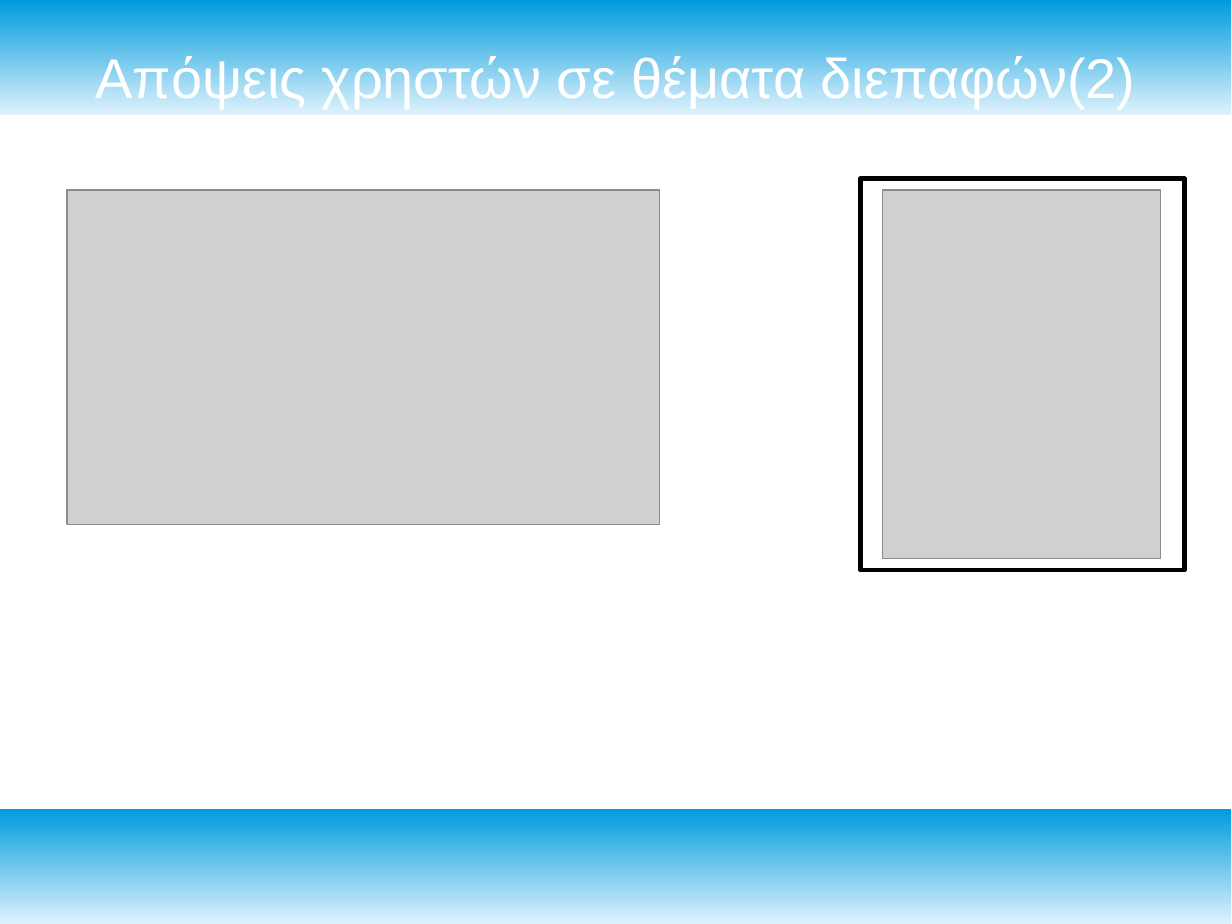
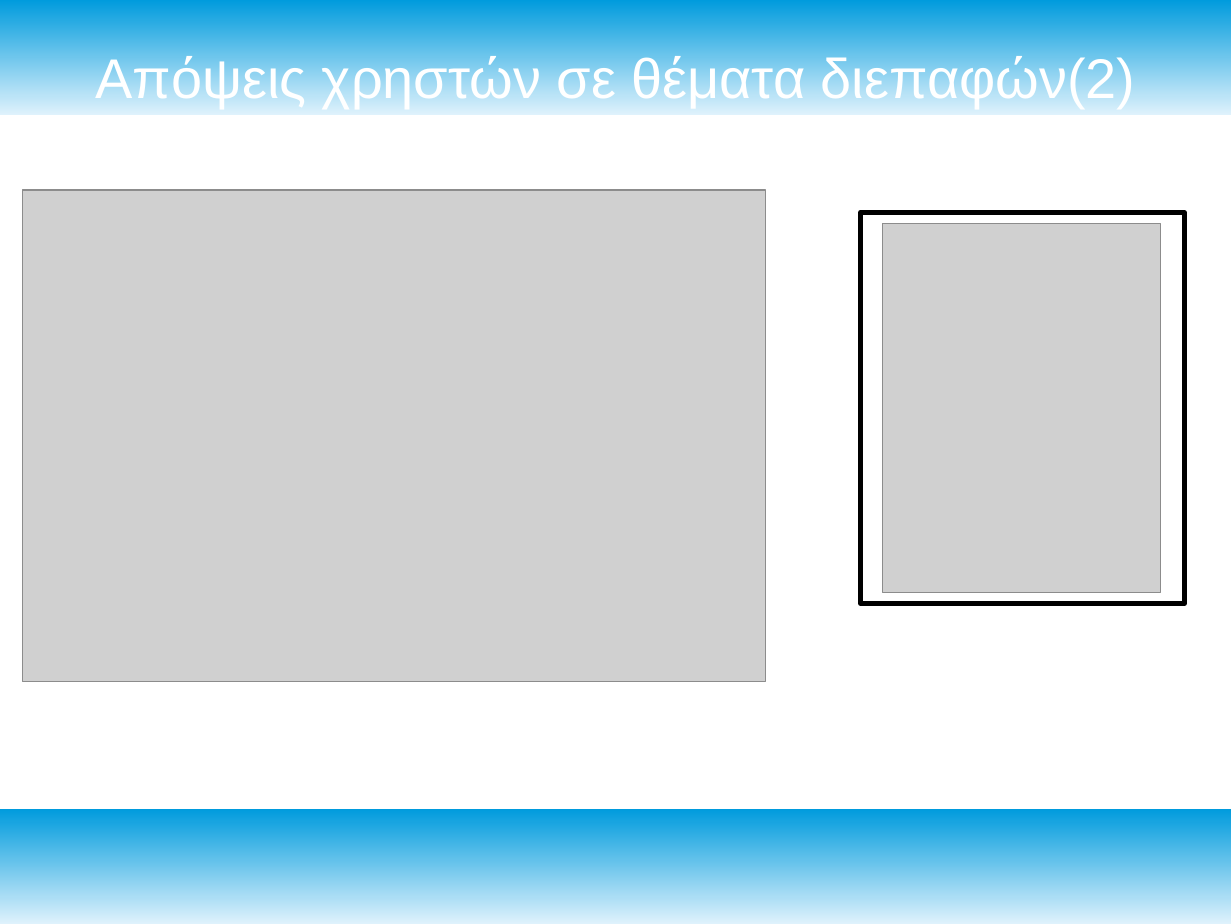
Before and after one commit to billk97/Human-Computer-Interaction, a slide deck: slide 12 of Εργασία Επικοινωνίας Ανθρώπου-Υπολογιστή/Παρουσίαση Εργασίας Επικοινωνίας Ανθρώπου-Υπολογιστή.odp. Drawn at 1232x924 pixels with LibreOffice and Linux fonts; fonts in the diff are those of the drawing; grey boxes stand for pictures. Boxes give left, top, right and bottom in pixels: in the first picture for what was removed or moved away, otherwise in the second. Text is boxed around its words. In the diff, an @@ line names an element or a change of style, - is before the commit and + after.

```diff
--- a/Εργασία Επικοινωνίας Ανθρώπου-Υπολογιστή/Παρουσίαση Εργασίας Επικοινωνίας Ανθρώπου-Υπολογιστή.odp
+++ b/Εργασία Επικοινωνίας Ανθρώπου-Υπολογιστή/Παρουσίαση Εργασίας Επικοινωνίας Ανθρώπου-Υπολογιστή.odp
@@ picture resized from (x1=67, y1=190, x2=660, y2=525) to (x1=22, y1=190, x2=766, y2=682) @@
@@ rectangle moved from (x1=861, y1=179, x2=1185, y2=570) to (x1=861, y1=212, x2=1185, y2=604) @@
@@ picture moved from (x1=883, y1=190, x2=1160, y2=559) to (x1=883, y1=224, x2=1160, y2=593) @@
```
Also in this commit, not shown: 1 other file.
